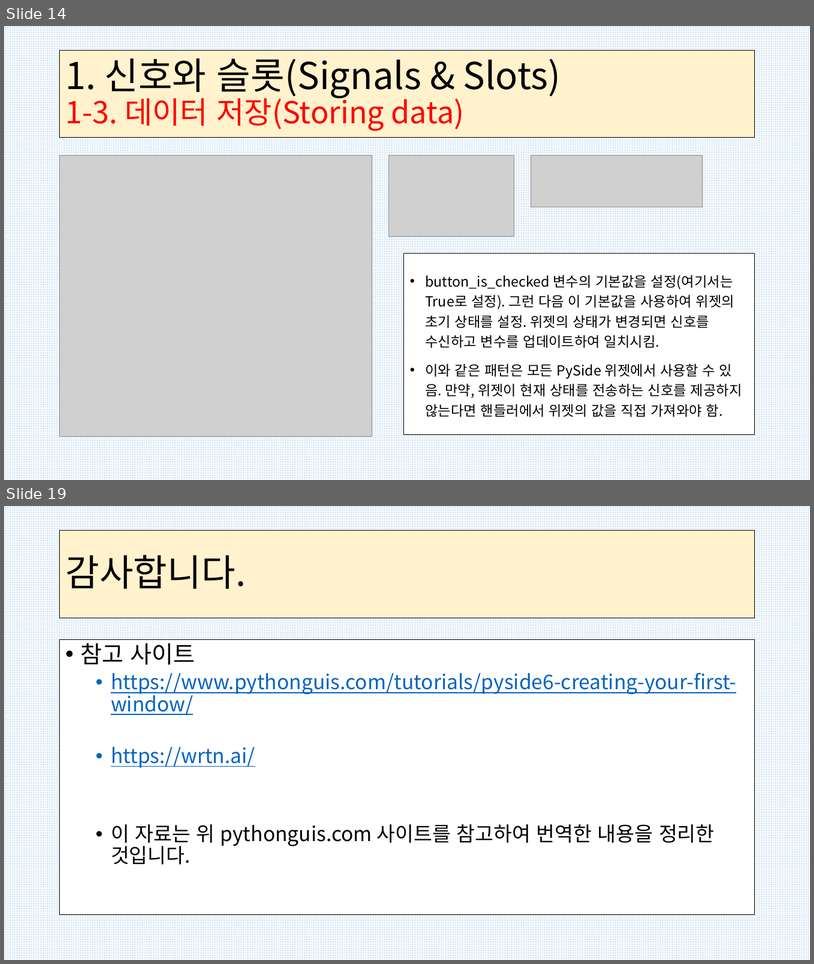
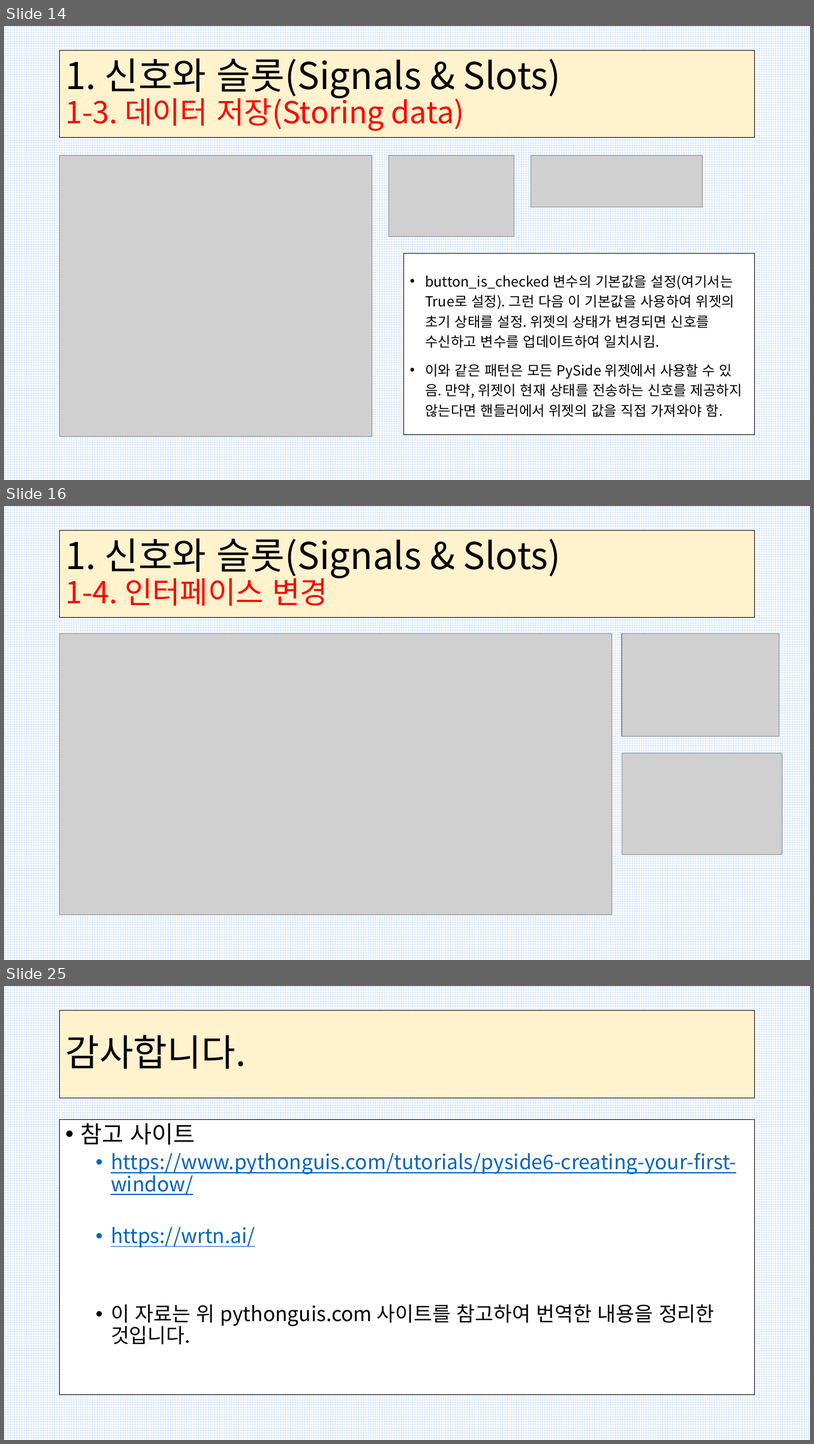
Before and after one commit to kig2929kig/PySide6, a slide deck: PySide-2.pptx. Shown one above the other, each under a label of ours: slides 14 and 19 before the commit, slides 14, 16 and 25 after it; the slides between them are not shown. The pictures are 814x964 and 814x1444 pixels, drawn with LibreOffice and Linux fonts; fonts in the diff are those of the drawing; grey boxes stand for pictures. Boxes give left, top, right and bottom in pixels: in the first picture for what was removed or moved away, otherwise in the second. Text is boxed around its words. In the diff, an @@ line names an element or a change of style, - is before the commit and + after.

```diff
--- a/PySide-2.pptx
+++ b/PySide-2.pptx
@@ slide 16 added at [4,506,810,960], background pattern #FFFFFF on #DEEBF7 @@
@@ title added at [60,530,755,618], fill #FFF2CC, outline #000000 0.75 pt, 44 pt, text #000000 @@
+1. 신호와 슬롯(Signals & Slots)
+1-4. 인터페이스 변경
@@ picture added at [60,634,612,915] @@
@@ picture added at [622,634,780,736] @@
@@ picture added at [622,753,783,855] @@
@@ what was slide 19 is now slide 25 @@
```
Also in this commit, not shown: 5 slides changed, 5 other slides added.
